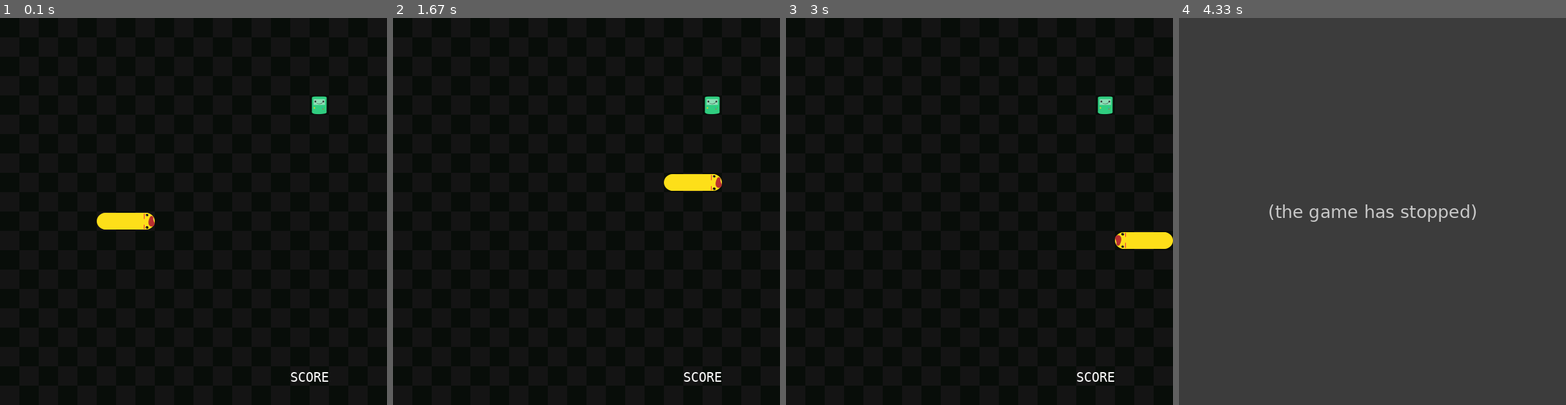
Above: before the commit, frames 1-4 (left to right).
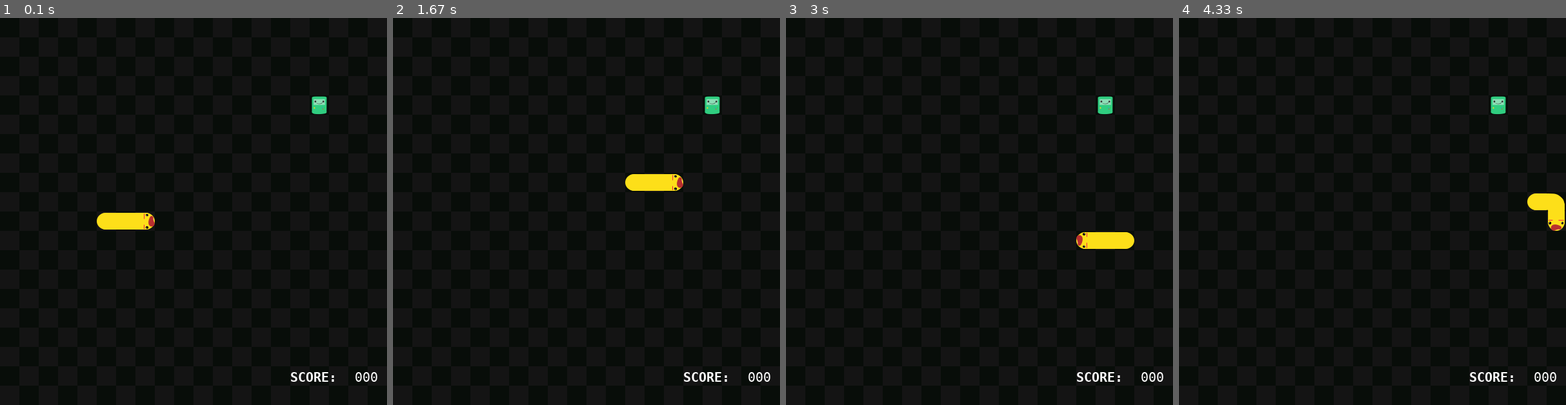
Above: after the commit, the same moments.

Repository: kathleenhang/pygame-snake
Game: pygame game, started from snake.py
The game is run twice, just before and just after one commit, with the same random seed, the same clock (stepped at 60 frames per second) and the same inputs.
Inputs:
- Up to frame 1 (0.1 s): no input
- Up to frame 2 (1.67 s): hold D 0.33-0.8 s; hold W 0.83-1.13 s; hold D 1.17-1.63 s
- Up to frame 3 (3 s): hold S 2.23-2.58 s; hold A from 2.62 s (still down)
- Up to frame 4 (4.33 s): release A at 3.02 s; hold W 3.05-3.42 s; hold D 3.45-4.08 s; hold S from 4.12 s (still down)

The runs differ from the first frame. In frame 1, 0.2% of the frame differs, in the area x 75-98%, y 91-94%; in frame 2, 1.1%; in frame 3, 1.1%; in frame 4, 100%, in the area x 0-100%, y 0-100%.
Before the commit the program exited at 3.9 s; later frames show no game.

Commit message:
add sound fx

Diff:
--- a/snake.py
+++ b/snake.py
@@ -1,6 +1,7 @@
 import pygame
 import random
 import sys
+import shelve
 from pygame.math import Vector2
 
 
@@ -8,7 +9,7 @@
     def __init__(self):
         self.body = [Vector2(7, 10), Vector2(6, 10), Vector2(5, 10)]
         # move right
-        self.direction = Vector2(1, 0)
+        self.direction = Vector2(0, 0)
         self.will_grow = False
         self.head_down = pygame.image.load(
             'images/snake_head_D.png').convert_alpha()
@@ -35,6 +36,8 @@
         self.body_turn_UL = pygame.transform.rotate(self.body_turn_DL, 90)
         # come from top and turn right
         self.body_turn_UR = pygame.transform.rotate(self.body_turn_DL, 180)
+
+        self.eat_sound = pygame.mixer.Sound('sound/eat.mp3')
 
     def draw_snake(self):
         self.update_head_image()
@@ -96,6 +99,7 @@
             self.tail = self.tail_up
 
     def move_snake(self):
+
         if not self.will_grow:
             # list with last item removed
             body_copy = self.body[:-1]
@@ -109,6 +113,9 @@
             self.body.insert(0, new_head)
             self.will_grow = False
 
+    def play_eat_sound(self):
+        self.eat_sound.play()
+
 
 class Food:
     def __init__(self):
@@ -116,6 +123,7 @@
         self.move_food()
 
     def draw_food(self):
+
         # create food rectangle
         food_rect = pygame.Rect(self.pos.x * cell_size,
                                 self.pos.y * cell_size, cell_size, cell_size)
@@ -139,6 +147,7 @@
         self.snake.draw_snake()
         self.food.draw_food()
         self.draw_score()
+        # self.draw_last_score()
 
     def update(self):
         self.snake.move_snake()
@@ -149,6 +158,10 @@
         if self.snake.body[0] == self.food.pos:
             self.snake.will_grow = True
             self.food.move_food()
+            self.snake.play_eat_sound()
+        for block in self.snake.body[1:]:
+            if block == self.food.pos:
+                self.food.move_food()
 
     def check_move(self):
         snake_head = self.snake.body[0]
@@ -161,13 +174,36 @@
                 self.game_over()
 
     def game_over(self):
-        pygame.quit()
-        sys.exit()
+        score = len(self.snake.body)-3
+        # if score > high_score:
+        #  high_score = score
+        # d = shelve.open('score.txt')
+        # d['score'] = score
+        # d.close()
+
+        self.snake.body = [Vector2(7, 10), Vector2(6, 10), Vector2(5, 10)]
+        self.snake.direction = Vector2(0, 0)
+        # show their last score
+        # show high score
+
+        # pygame.quit()
+        # sys.exit()
+    def draw_last_score(self):
+        font = pygame.font.SysFont('monaco', 20, bold=True)
+        font2 = pygame.font.SysFont('monaco', 20, bold=False)
+        lbl = font.render('LAST SCORE: ', True, (255, 255, 255))
+        score = font2.render(str(last_score).zfill(3), True, (255, 255, 255))
+        screen.blit(lbl, (350, 445))
+        screen.blit(score, (550, 445))
 
     def draw_score(self):
-        font = pygame.font.SysFont('monaco', 20)
-        name = font.render('SCORE', True, (255, 255, 255))
-        screen.blit(name, (450, 545))
+        font = pygame.font.SysFont('monaco', 20, bold=True)
+        font2 = pygame.font.SysFont('monaco', 20, bold=False)
+        lbl = font.render('SCORE: ', True, (255, 255, 255))
+        score = font2.render(str(len(self.snake.body) -
+                                 3).zfill(3), True, (255, 255, 255))
+        screen.blit(lbl, (450, 545))
+        screen.blit(score, (550, 545))
 
     def draw_board(self):
         bg_color = (8, 13, 9)
@@ -203,6 +239,7 @@
 food = pygame.image.load('images/food.png').convert_alpha()
 
 main_game = Main()
+
 
 # create a custom event for screen updates
 screen_update = pygame.USEREVENT
@@ -235,6 +272,8 @@
         # quit game
         if event.type == pygame.QUIT:
             main_game.game_over()
+            pygame.quit()
+            sys.exit()
         pygame.display.update()
         # limit frame rate of game - 60 fps
         clock.tick(60)
Empty file added: score.txt
Not shown, added: sound/eat.mp3
